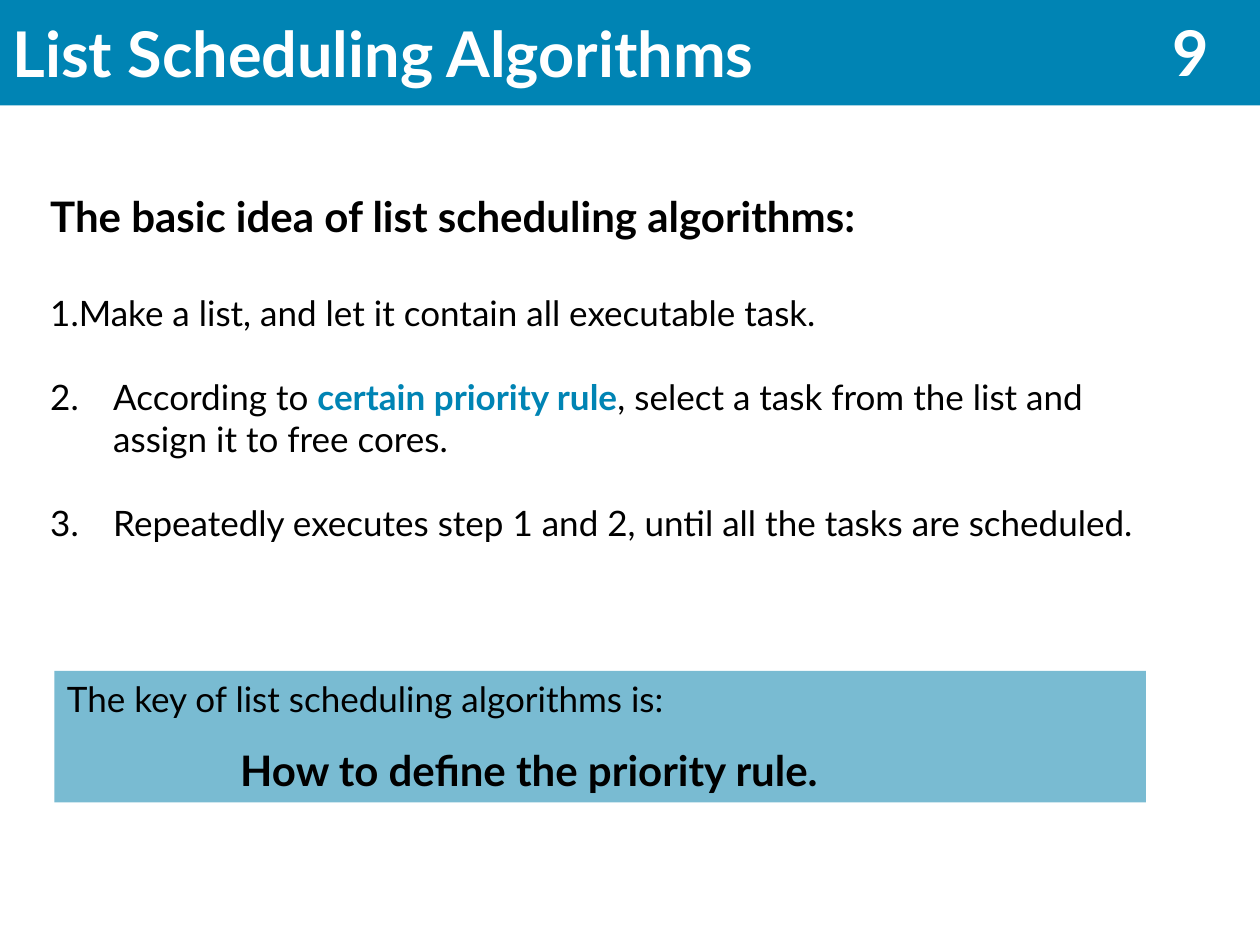
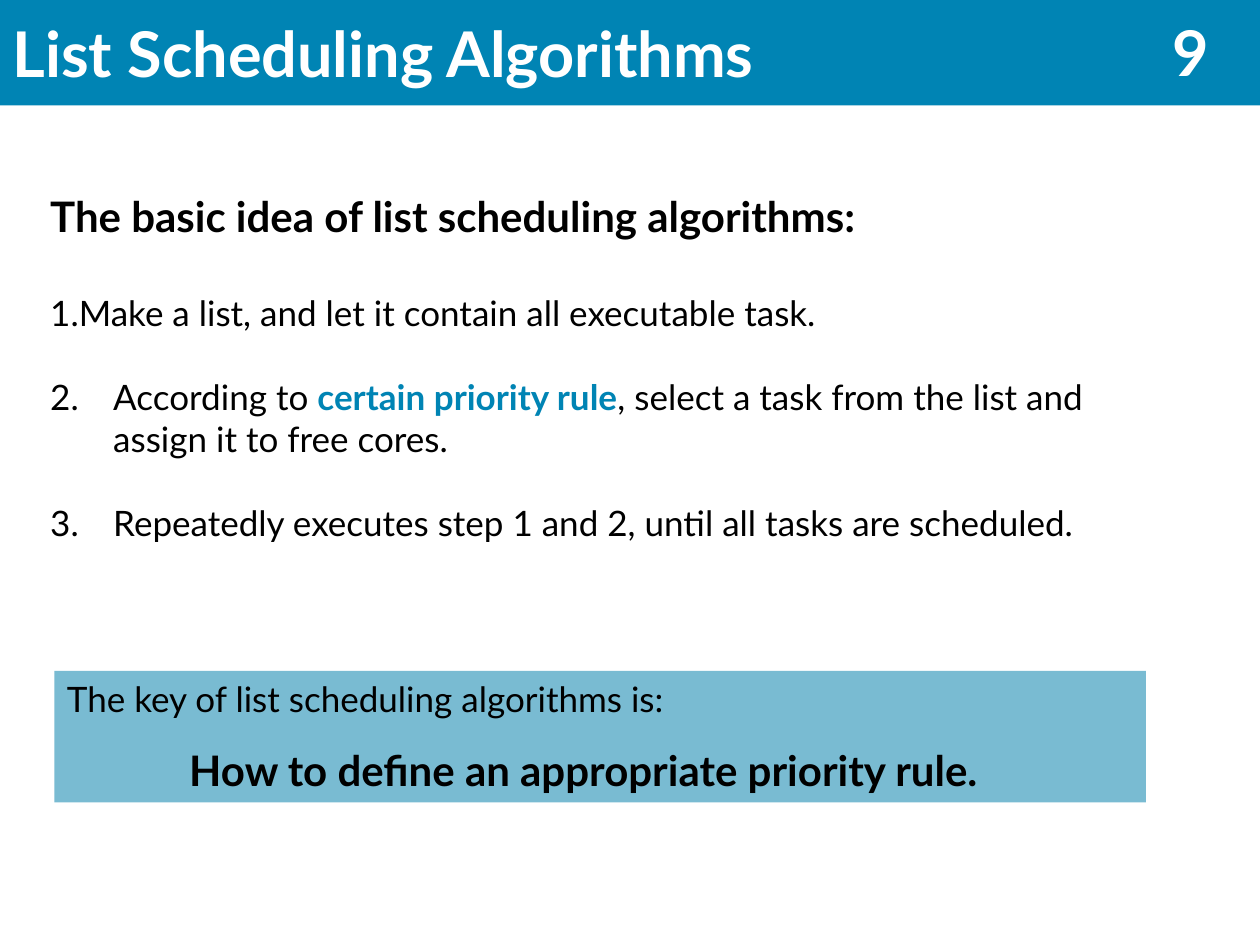
Before and after one commit to scomup/Genetic_Scheduler, a slide deck: slide 10 of PPT.pptx. Drawn at 1260x945 pixels with LibreOffice and Linux fonts; fonts in the diff are those of the drawing. Boxes give left, top, right and bottom in pixels: in the first picture for what was removed or moved away, otherwise in the second. Text is boxed around its words. In the diff, an @@ line names an element or a change of style, - is before the commit and + after.

```diff
--- a/PPT.pptx
+++ b/PPT.pptx
@@ text at bbox=[113, 510, 1073, 542]: text changed @@
-3. Repeatedly executes step 1 and 2, until all the tasks are scheduled.
+3. Repeatedly executes step 1 and 2, until all tasks are scheduled.
@@ text in rectangle at bbox=[189, 754, 977, 793]: text changed @@
-How to define the priority rule.
+How to define an appropriate priority rule.
```
Also in this commit, not shown: 4 other slides changed.
